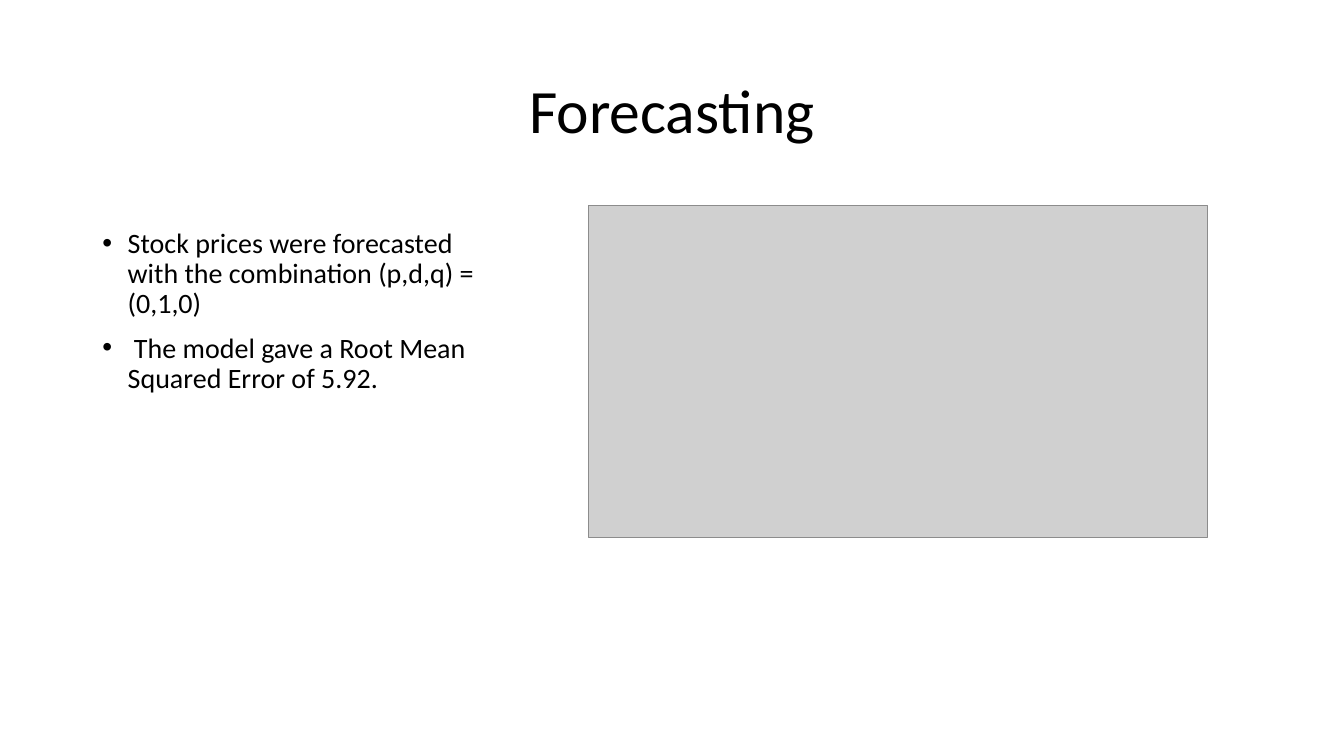
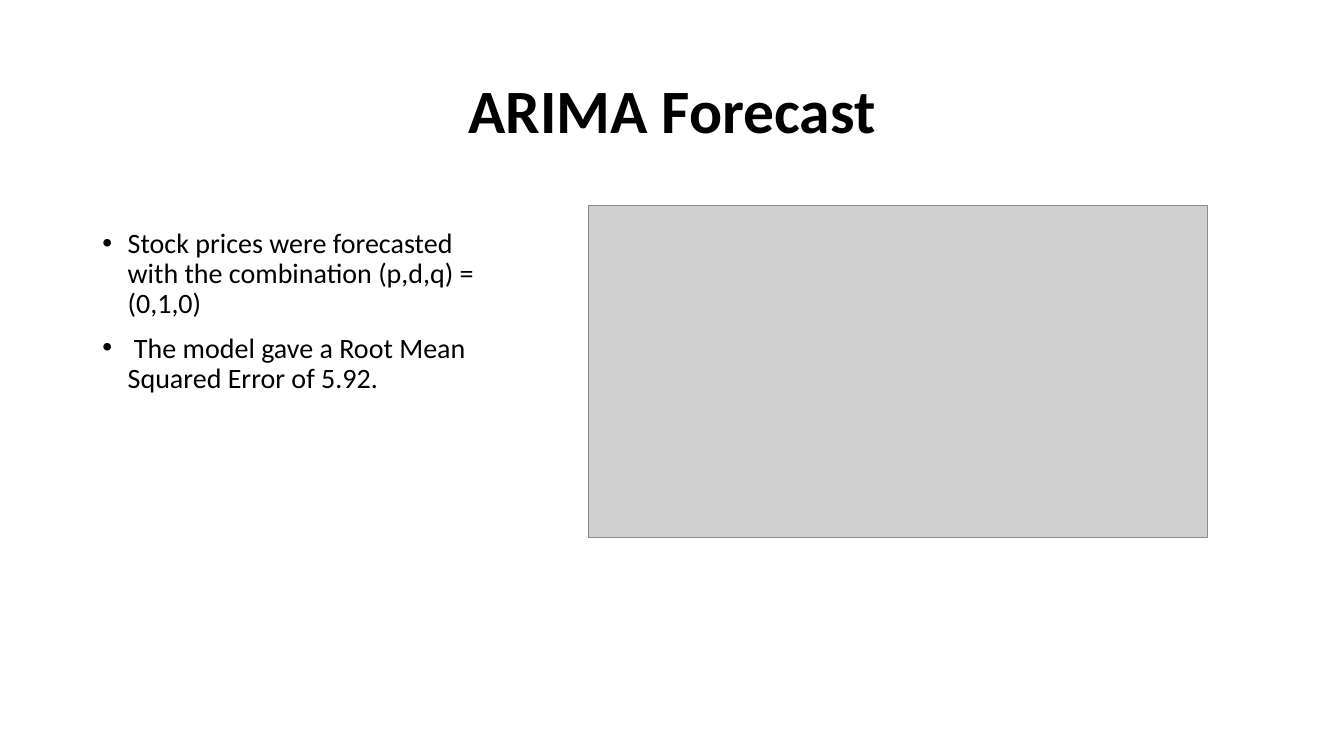
Before and after one commit to RupaliShah/Springboard, a slide deck: slide 13 of Capstone2/Reports/slide deck.pptx. Drawn at 1344x756 pixels with LibreOffice and Linux fonts; fonts in the diff are those of the drawing; grey boxes stand for pictures. Boxes give left, top, right and bottom in pixels: in the first picture for what was removed or moved away, otherwise in the second. Text is boxed around its words. In the diff, an @@ line names an element or a change of style, - is before the commit and + after.

```diff
--- a/Capstone2/Reports/slide deck.pptx
+++ b/Capstone2/Reports/slide deck.pptx
@@ title at [468,93,875,134]: text changed; bold on @@
-Forecasting
+ARIMA Forecast
```
Also in this commit, not shown: 22 other slides changed, 3 other files.
